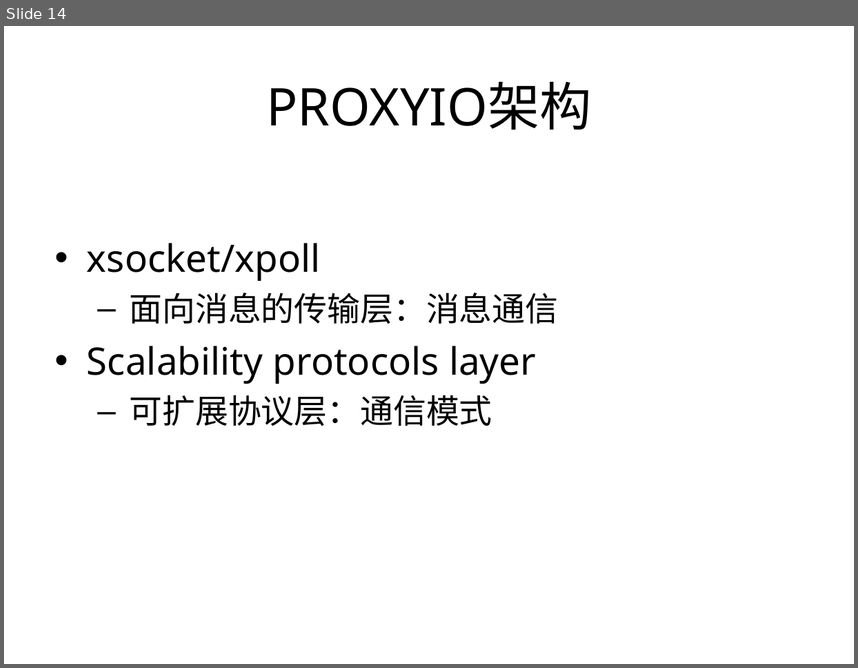
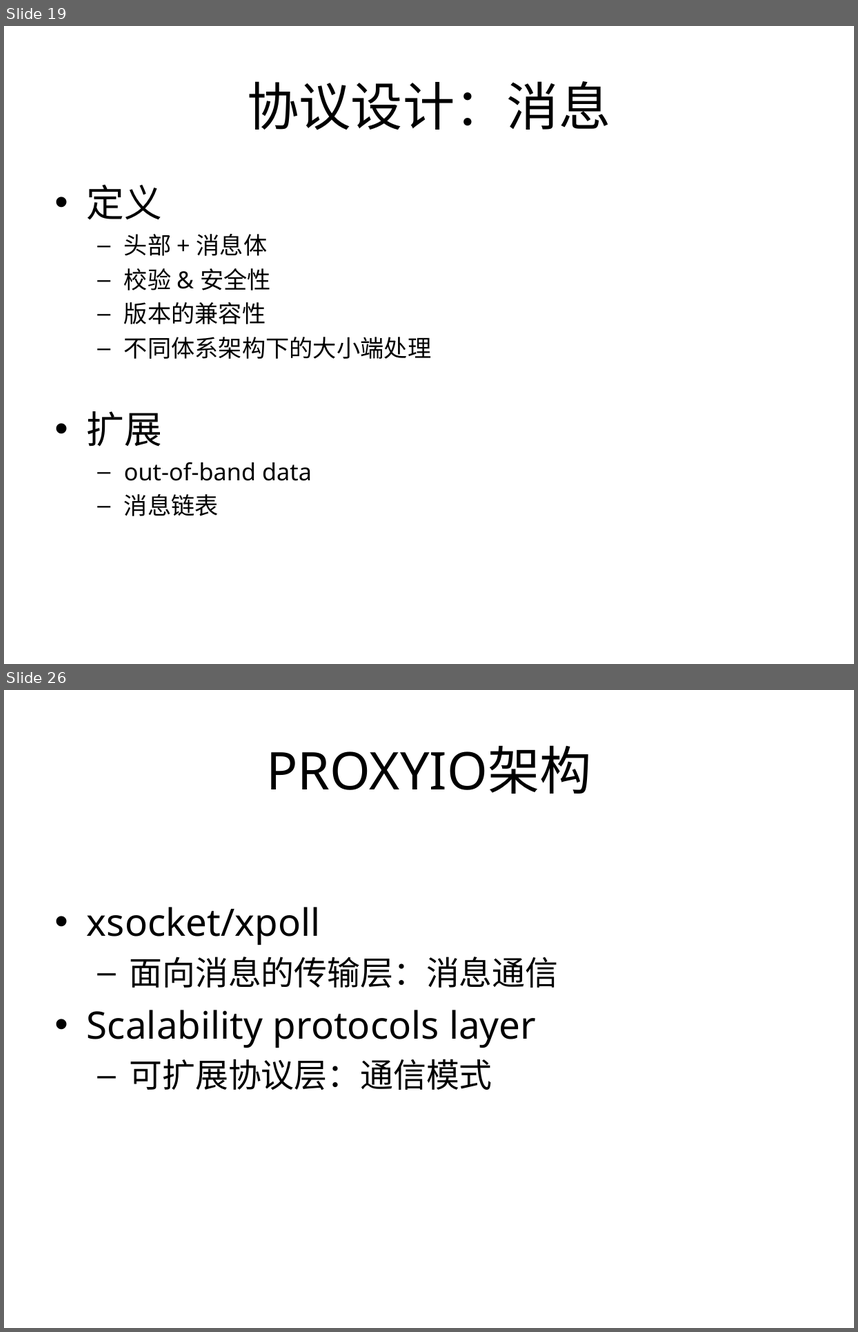
Before and after one commit to proxyio/xio, a slide deck: docs/PROXYIO.ppt. Shown one above the other, each under a label of ours: slide 14 before the commit, slides 19 and 26 after it; the slides between them are not shown. The pictures are 858x668 and 858x1332 pixels, drawn with LibreOffice and Linux fonts; fonts in the diff are those of the drawing. Boxes give left, top, right and bottom in pixels: in the first picture for what was removed or moved away, otherwise in the second. Text is boxed around its words. In the diff, an @@ line names an element or a change of style, - is before the commit and + after.

```diff
--- a/docs/PROXYIO.ppt
+++ b/docs/PROXYIO.ppt
@@ slide 19 added at (4,26,854,664), background #FFFFFF @@
@@ title added at (247,81,611,130), 44 pt, text #000000 @@
+协议设计：消息
@@ text added at (87,185,432,516), 20 pt, text #000000 @@
+• 定义
+  – 头部 + 消息体
+  – 校验 & 安全性
+  – 版本的兼容性
+  – 不同体系架构下的大小端处理
+• 扩展
+  – out-of-band data
+  – 消息链表
@@ what was slide 14 is now slide 26 @@
```
Also in this commit, not shown: 12 slides changed, 11 other slides added.
